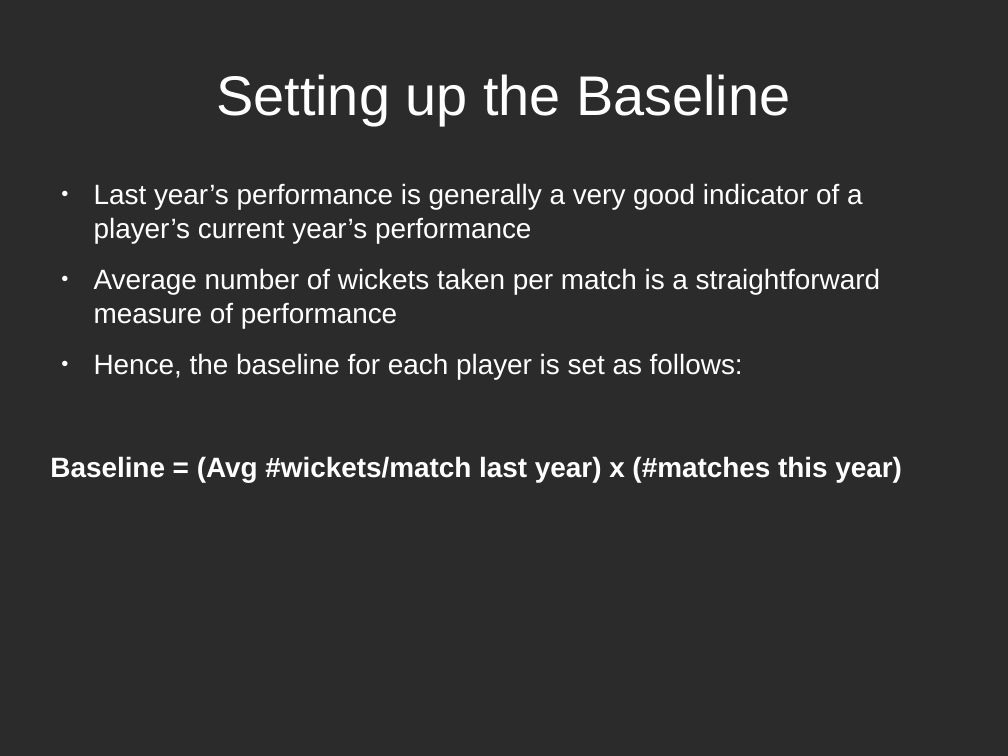
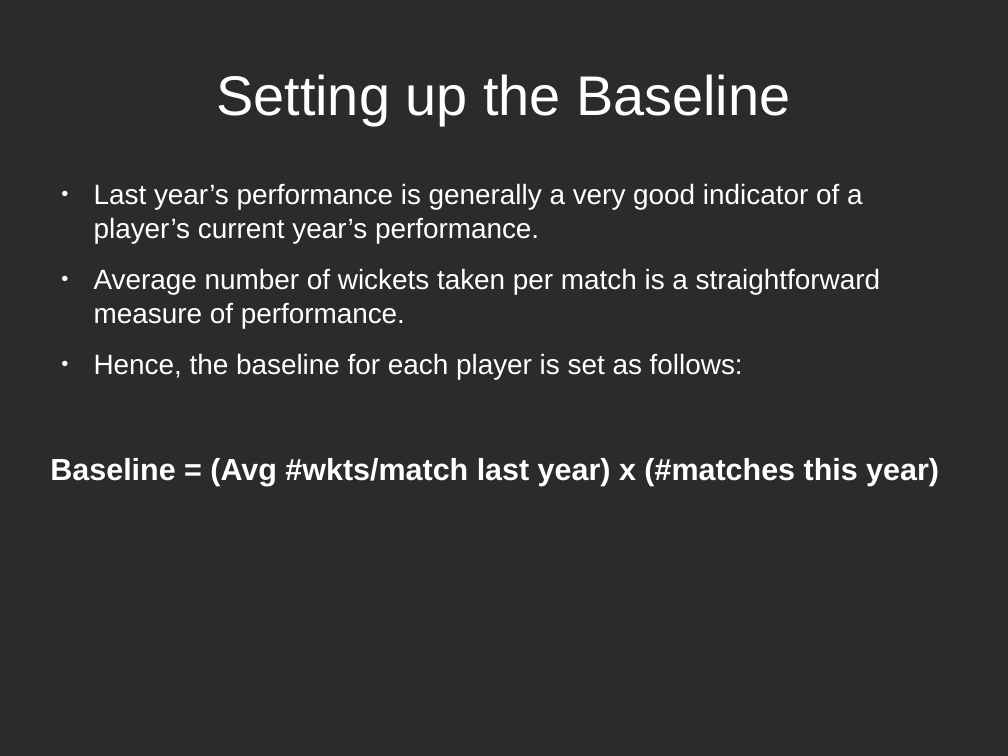
Before and after one commit to prantik-ghosh/bowling_performance_predictor_in_test_cricket, a slide deck: slide 6 of prantik_presentation_outline.odp. Drawn at 1008x756 pixels with LibreOffice and Linux fonts; fonts in the diff are those of the drawing; background and template pictures are left out; a plain dark background stands for a picture behind light text. Boxes give left, top, right and bottom in pixels: in the first picture for what was removed or moved away, otherwise in the second. Text is boxed around its words. In the diff, an @@ line names an element or a change of style, - is before the commit and + after.

```diff
--- a/prantik_presentation_outline.odp
+++ b/prantik_presentation_outline.odp
@@ text at (x1=94, y1=183, x2=880, y2=328): text changed @@
-● Last year’s performance is generally a very good indicator of a player’s current year’s performance
-● Average number of wickets taken per match is a straightforward measure of performance
+● Last year’s performance is generally a very good indicator of a player’s current year’s performance.
+● Average number of wickets taken per match is a straightforward measure of performance.
@@ text at (x1=50, y1=458, x2=939, y2=486): text changed; size 22 to 24 pt @@
-Baseline = (Avg #wickets/match last year) x (#matches this year)
+Baseline = (Avg #wkts/match last year) x (#matches this year)
```
Also in this commit, not shown: 8 other slides changed, 2 other files.
